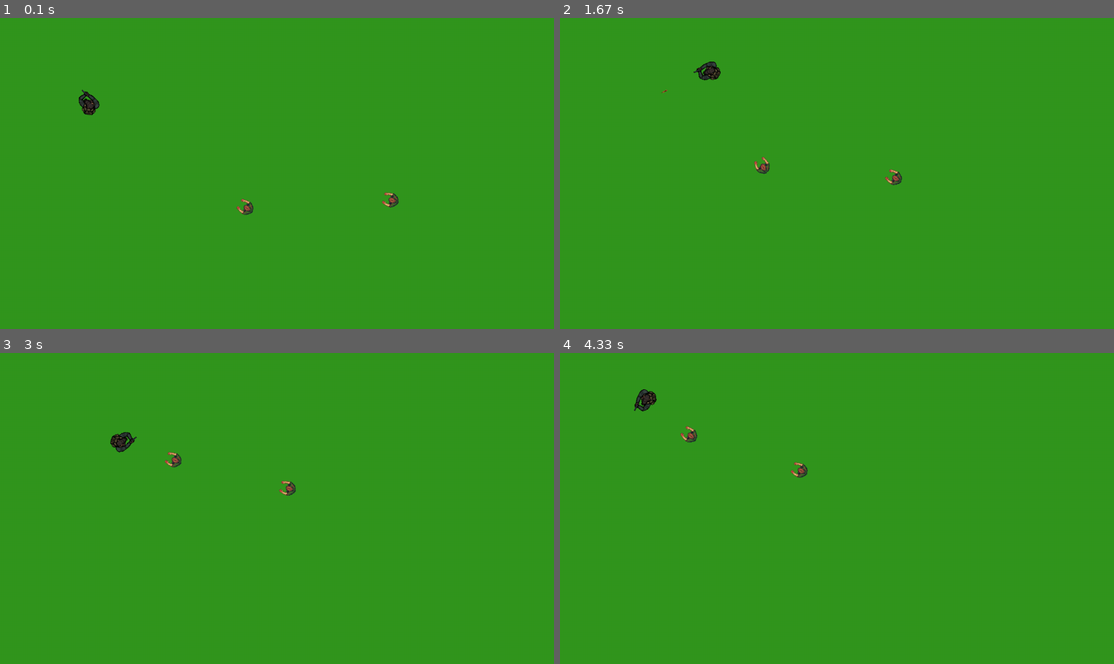
Above: before the commit, frames 1-4 (two rows, left to right).
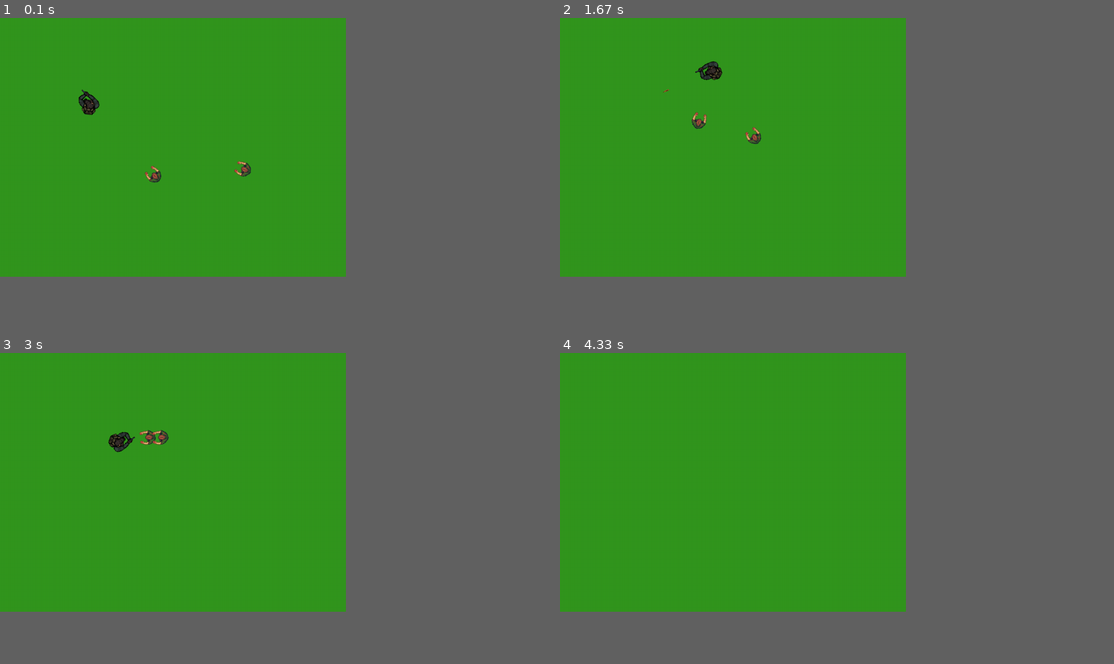
Above: after the commit, the same moments.

Repository: Keller-Javi/First-Game-in-Pygames
Game: pygame game, started from main.py
The game is run twice, just before and just after one commit, with the same random seed, the same clock (stepped at 60 frames per second) and the same inputs.
Inputs (mouse positions are in pixels of both pictures, inside the frame that each line leads up to):
- Up to frame 1 (0.1 s): no input
- Up to frame 2 (1.67 s): hold D 0.33-0.8 s; move the mouse to (720, 157) at 0.37 s; click (737, 164) at 0.88 s; hold W 1.17-1.47 s; click (648, 148) at 1.25 s; hold D from 1.5 s (still down); click (626, 108) at 1.58 s
- Up to frame 3 (3 s): release D at 1.97 s; hold A 2-2.53 s; click (221, 390) at 2.08 s; hold S 2.57-2.87 s; click (210, 505) at 2.65 s; hold A from 2.9 s (still down); click (182, 396) at 2.98 s
- Up to frame 4 (4.33 s): release A at 3.3 s; hold W 3.33-3.7 s; click (609, 474) at 3.42 s
In our replay, the window is 900x506 before the commit and 562x421 after it. These sizes can differ from the game's own. Grey fills any space a smaller window leaves; there, only what the larger window draws over its background counts as a difference.

The runs differ from the first frame. In frame 1, 0.4% of the frame differs, in the area x 14-72%, y 23-64%; in frame 2, 0.5%; in frame 3, 0.5%, in the area x 19-54%, y 24-46%; in frame 4, 0.4%.

Commit message:
Ahora los enemigos pueden matar al jugador

Diff:
--- a/class_enemy.py
+++ b/class_enemy.py
@@ -7,14 +7,17 @@
 
 class class_enemy:
     _kill = False
-    _life = 3
+    _move = True
+    _time_to_damage = 0.7
+    _timer = _time_to_damage
 
-    def __init__(self, position, speed):
+    def __init__(self, position, speed, life):
         self._img = pygame.image.load("Assets/Enemy.png") # Load and set the image of the enemy
         self._img = pygame.transform.scale(self._img, (int(318*size),int(294*size)))
 
         self._speed = speed
         self._position = position
+        self._life = life
 
         self._img_rot = self._img
         self._rect = self._img_rot.get_rect()
@@ -48,15 +51,16 @@
 
 
 
-    def update(self, position_of_player):
+    def update(self, position_of_player, player, dt):
         xp, yp = position_of_player[0] - self._position[0], position_of_player[1] - self._position[1]
 
         dist = math.hypot(xp, yp)
 
         dir_normalized = xp/dist, yp/dist
 
-        self._position[0] += dir_normalized[0]*self._speed # Movement of enemy
-        self._position[1] += dir_normalized[1]*self._speed
+        if self._move:
+            self._position[0] += dir_normalized[0]*self._speed # Movement of enemy
+            self._position[1] += dir_normalized[1]*self._speed
 
 
         angle = 360 - math.atan2(yp,xp)*180/math.pi         # Rotation
@@ -69,3 +73,15 @@
 
         if self._life <= 0: # Set death state
             self._kill = True
+
+
+        self._timer -= dt           # Destroy a bullet
+
+        if self._rect.colliderect(player.rect):
+            self._move = False
+            if self._timer <= 0:
+                player.life -= 1
+                self._timer = self._time_to_damage
+
+        else:
+            self._move = True
--- a/class_player.py
+++ b/class_player.py
@@ -11,14 +11,16 @@
     _bullets = []
     _time_to_shoot = 0.5
     _timer = _time_to_shoot
+    _kill = False
 
-    def __init__(self, size):
+    def __init__(self, size, life):
         self._img = pygame.image.load("Assets/Player.gif") # Load and set the image of the player
         self._img = pygame.transform.scale(self._img, (int(250*size),int(213*size)))
 
         self._img_rot = self._img               #Set a copy of the original image
         self._rect = self._img_rot.get_rect()
         self._rect.center = self._pos
+        self._life = life
 
 
 
@@ -33,6 +35,21 @@
     @property
     def position(self):
         return self._pos
+
+    @property
+    def rect(self):
+        return self._rect
+
+    @property
+    def life(self):
+        return self._life
+    @life.setter
+    def life(self, value):
+        self._life  = value
+
+    @property
+    def kill(self):
+        return self._kill
 
 
 
@@ -72,6 +89,10 @@
             self._pos[1] = height+self._size
 
 
+        if self._life <= 0:
+            self._kill = True
+
+
 
 
     #               Rotate player respectively to position of mouse
--- a/main.py
+++ b/main.py
@@ -13,19 +13,21 @@
 FPS = 60
 FramePerSec = pygame.time.Clock()
 pygame.display.set_caption("Game XD")
-size_of_screen = width, height = 1280, 720
+size_of_screen = width, height = 800, 600
 screen = pygame.display.set_mode((size_of_screen))
 background_color = (50,150,30)
 clock = pygame.time.Clock()
 
 
 """     Variables used in game      """
+life_of_player = 5
 size_of_player = 0.3
 speed = 4
 bullet_speed = 20
-player = class_player(size_of_player)
+player = class_player(size_of_player, life_of_player)
 
 
+life_of_enemy = 3
 speed_of_enemy = 1.5
 count_enemies = 0
 enemies = []
@@ -38,28 +40,34 @@
             pygame.quit()
             sys.exit()
 
+    dt = clock.tick(FPS) / 1000                      # Need this for create an a timers
 
-    player.draw(screen)                             # Draw the player
-    player.Movement(speed, width, height)           # Update movemento of the player and if exited display
+    if player != None:
+        player.draw(screen)                             # Draw the player
+        player.Movement(speed, width, height)           # Update movemento of the player and if exited display
 
-    dt = clock.tick(FPS) / 1000                      # Need this for create an a timer of bullets
-    player.Rotation_Shoot(pygame.mouse.get_pos(), bullet_speed, screen, dt, enemies) # call update of shots an rotatio of the player
+        player.Rotation_Shoot(pygame.mouse.get_pos(), bullet_speed, screen, dt, enemies) # call update of shots an rotatio of the player
 
+
+        if player.kill:
+            player = None
 
 
 
     while count_enemies < 2: # Create N enemies, if is necessary
         point = [random.randint(0, width), random.randint(0, height)] # random point for each enemy
-        enemies.append(class_enemy(point, speed_of_enemy)) # Create enemy
+        enemies.append(class_enemy(point, speed_of_enemy, life_of_enemy)) # Create enemy
         count_enemies += 1
 
-    for enemy in enemies: # Update all enemy classes
-        enemy.update(player.position)
-        enemy.draw(screen)
 
-        if enemy.kill:
-            enemies.remove(enemy)
-            count_enemies -= 1
+    if player != None:
+        for enemy in enemies: # Update all enemy classes
+            enemy.update(player.position, player, dt)
+            enemy.draw(screen)
+
+            if enemy.kill:
+                enemies.remove(enemy)
+                count_enemies -= 1
 
 
 
